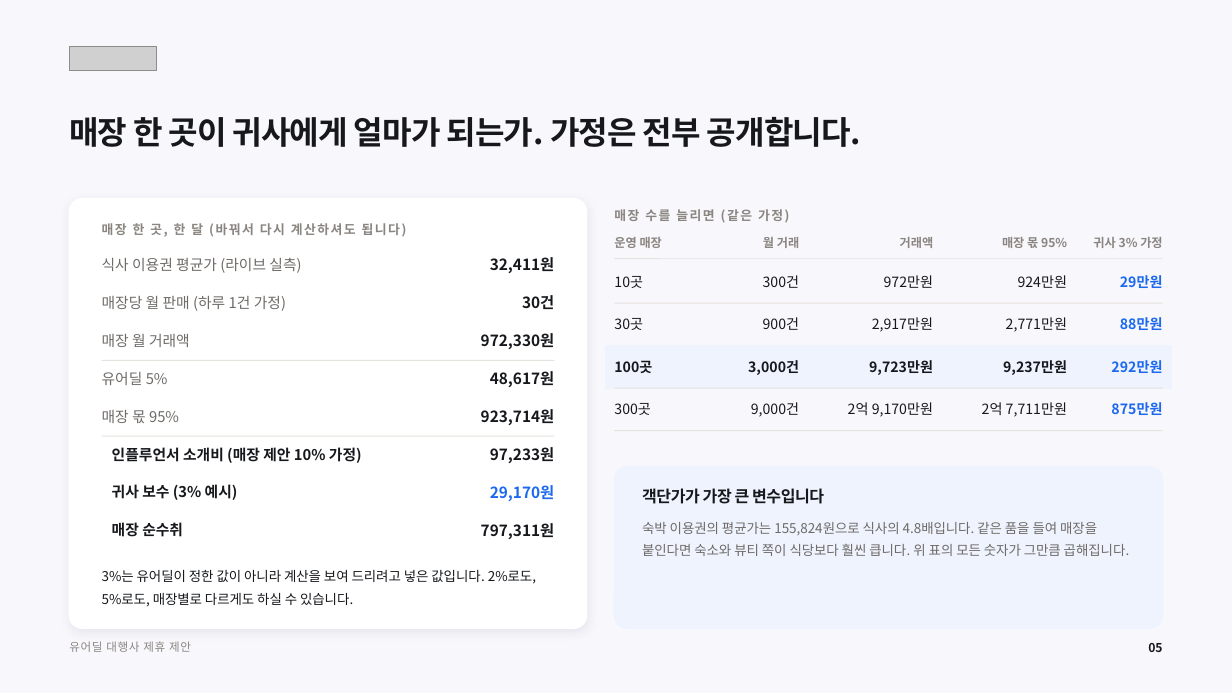
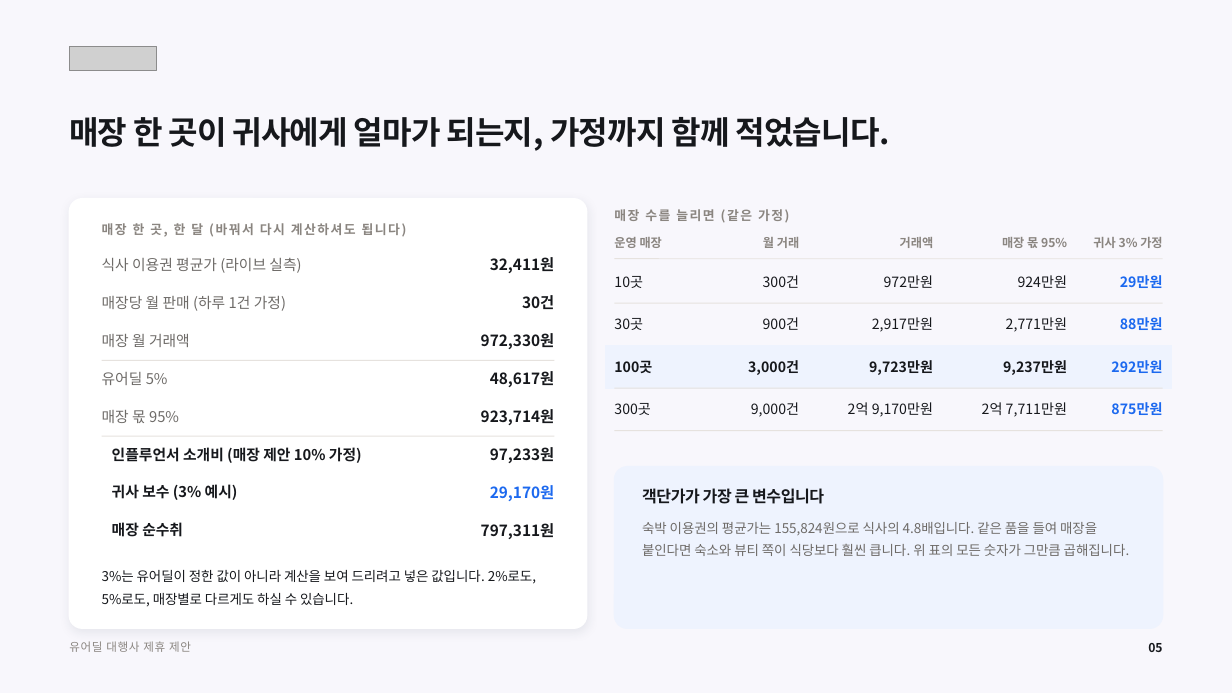
Before and after one commit to tobe2111/ur-live, a slide deck: slide 5 of docs/business/proposals/urdeal-agency-proposal.pptx. Drawn at 1232x693 pixels with LibreOffice and Linux fonts; fonts in the diff are those of the drawing; grey boxes stand for pictures. Boxes give left, top, right and bottom in pixels: in the first picture for what was removed or moved away, otherwise in the second. Text is boxed around its words. In the diff, an @@ line names an element or a change of style, - is before the commit and + after.

```diff
--- a/docs/business/proposals/urdeal-agency-proposal.pptx
+++ b/docs/business/proposals/urdeal-agency-proposal.pptx
@@ text at (69,117,890,151): text changed @@
-매장 한 곳이 귀사에게 얼마가 되는가. 가정은 전부 공개합니다.
+매장 한 곳이 귀사에게 얼마가 되는지, 가정까지 함께 적었습니다.
```
Also in this commit, not shown: 15 other slides changed, 10 other files.
